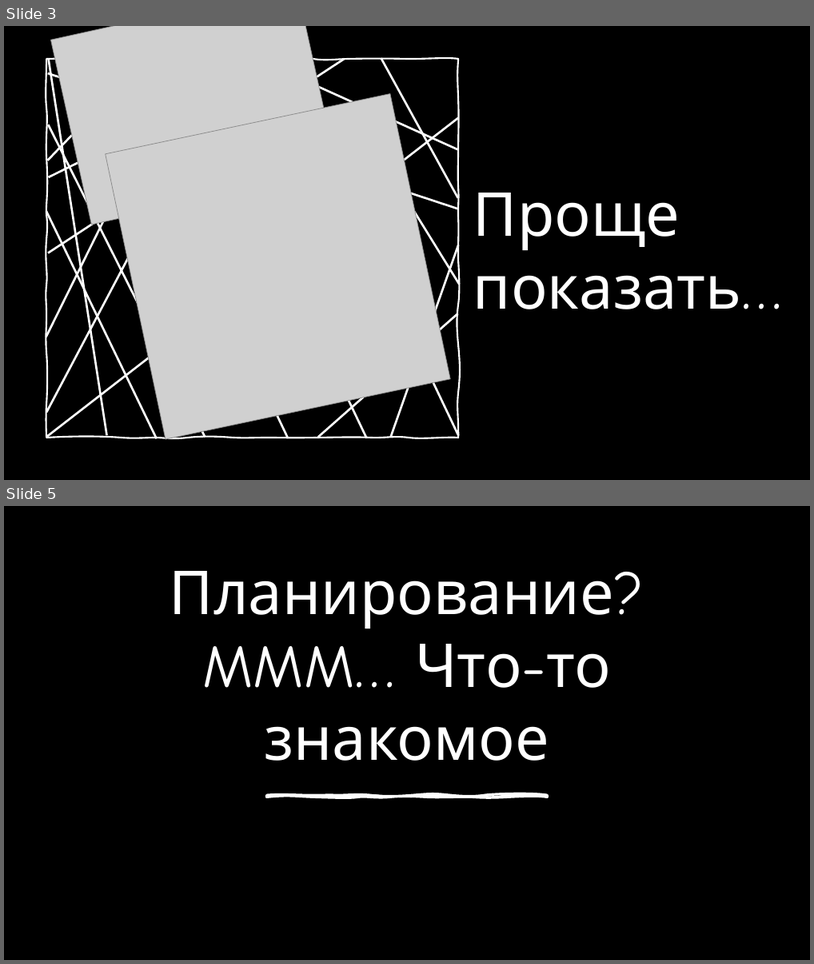
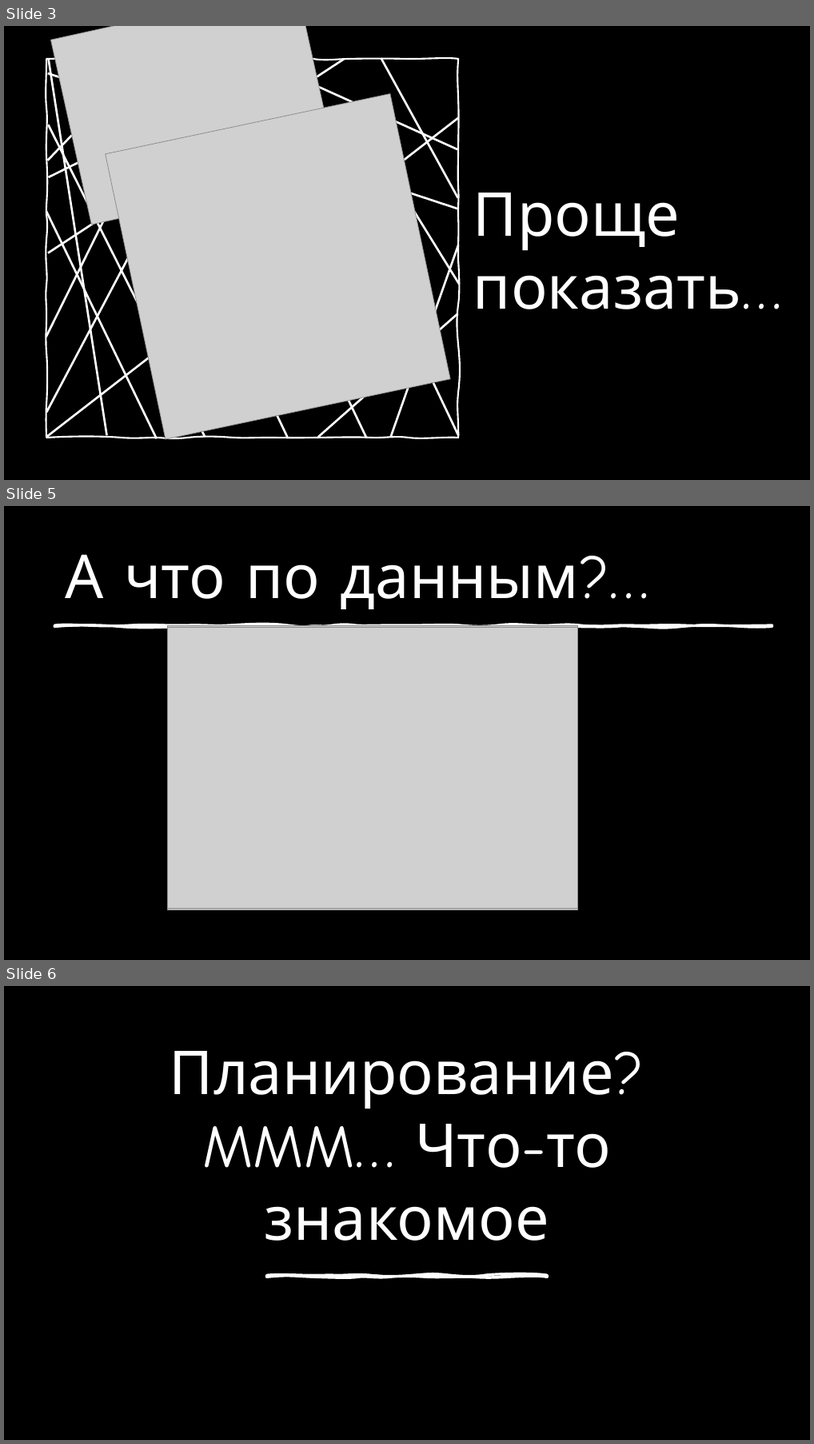
Before and after one commit to nastosinka/oops_trap, a slide deck: docs/Oopps! Trap!.pptx. Shown one above the other, each under a label of ours: slides 3 and 5 before the commit, slides 3, 5 and 6 after it; the slides between them are not shown. The pictures are 814x964 and 814x1444 pixels, drawn with LibreOffice and Linux fonts; fonts in the diff are those of the drawing; grey boxes stand for pictures; background and template pictures are left out. Boxes give left, top, right and bottom in pixels: in the first picture for what was removed or moved away, otherwise in the second. Text is boxed around its words. In the diff, an @@ line names an element or a change of style, - is before the commit and + after.

```diff
--- a/docs/Oopps! Trap!.pptx
+++ b/docs/Oopps! Trap!.pptx
@@ slide 5 added at [4, 506, 810, 960], background picture (left out) @@
@@ rectangle added at [4, 506, 810, 960], fill #000000 @@
@@ title added at [66, 554, 650, 609], 72 pt, text #FFFFFF @@
+А что по данным?…
@@ freeform shape added at [55, 625, 773, 626], fill #FFFFFF, outline #FFFFFF 3 pt @@
@@ picture added at [168, 626, 578, 909] @@
@@ picture added at [168, 627, 578, 908] @@
@@ what was slide 5 is now slide 6 @@
```
Also in this commit, not shown: 1 slide changed.
